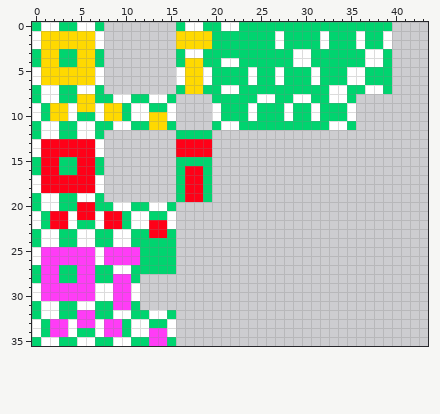
Pixel-art sprite: TriangulatedTopology/Content/WallLogical.png. That is the earlier state.
The file is 44x36 pixels.
Once edited:
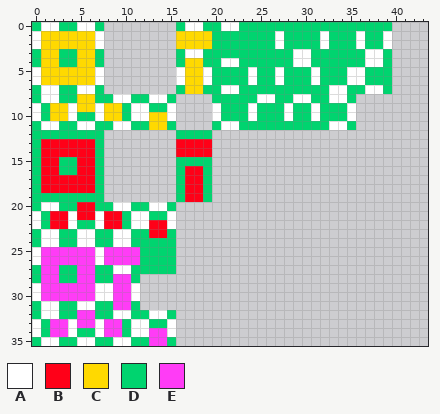
Palette (. is transparent): A #ffffff  B #ff0018  C #ffd900  D #00d46f  E #ff3cf6
The edit:
y 12: x 1..2 AA -> DD; x 5..6 AA -> DD
y 13..14: x 0 A -> D; x 7 A -> D
y 17..18: x 0 A -> D; x 7 A -> D
y 19: x 1..2 AA -> DD; x 5..6 AA -> DD
